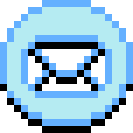
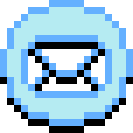
Comparing the layer stacks of the two 133px x 133px images. Changes:
painted on "shadow" over [0, 77, 133, 133]
painted on "mail.png" over [0, 0, 133, 133]
